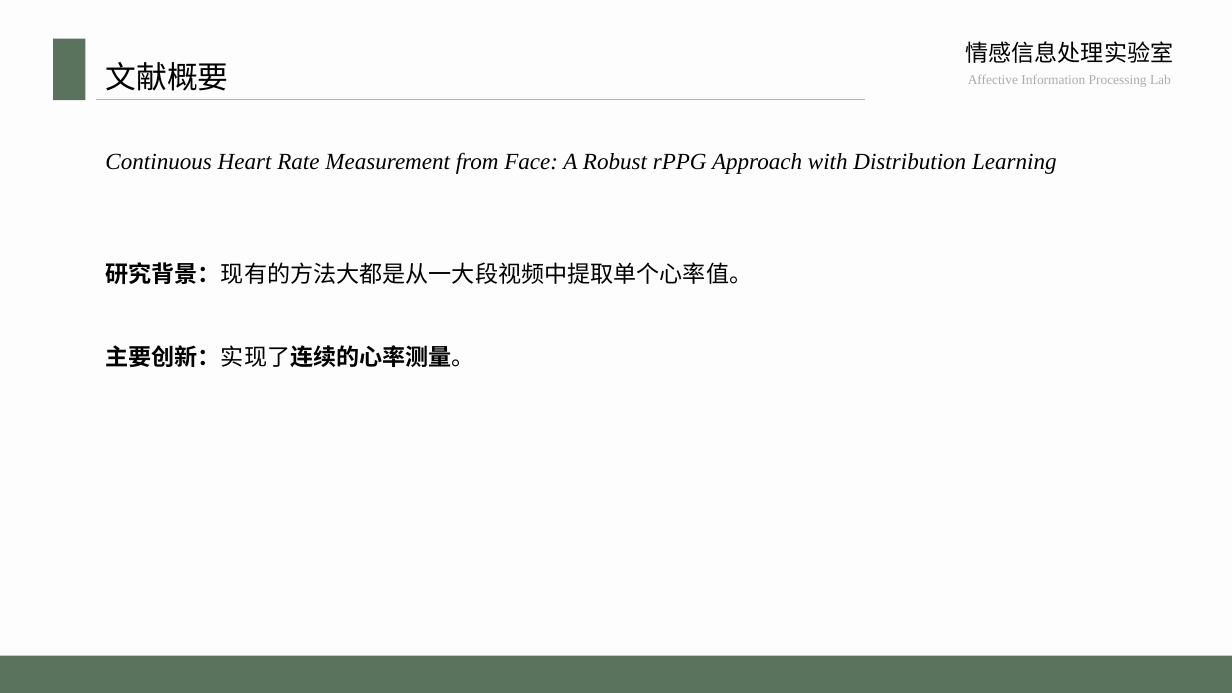
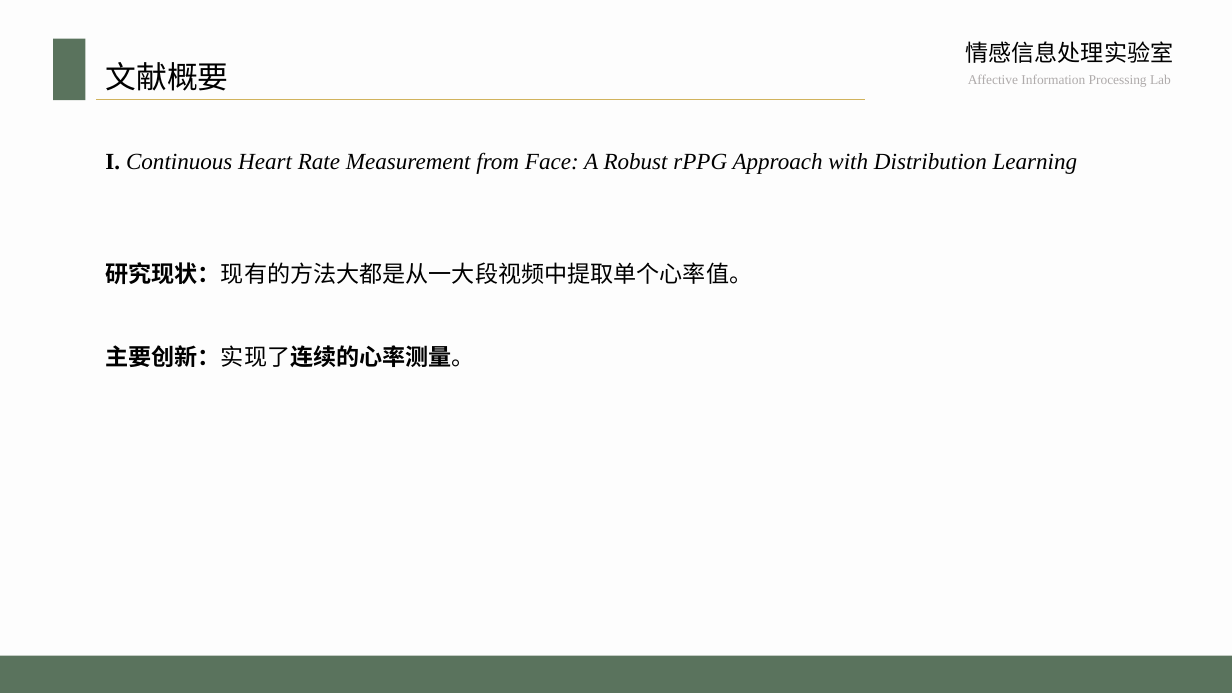
Before and after one commit to whatcarp/rppgrppg, a slide deck: slide 5 of 东大模板.pptx. Drawn at 1232x693 pixels with LibreOffice and Linux fonts; fonts in the diff are those of the drawing; background and template pictures are left out. Boxes give left, top, right and bottom in pixels: in the first picture for what was removed or moved away, otherwise in the second. Text is boxed around its words. In the diff, an @@ line names an element or a change of style, - is before the commit and + after.

Commit message:
12.29ppt

```diff
--- a/东大模板.pptx
+++ b/东大模板.pptx
@@ text at (105,152,1078,174): text changed @@
-Continuous Heart Rate Measurement from Face: A Robust rPPG Approach with Distribution Learning
+I. Continuous Heart Rate Measurement from Face: A Robust rPPG Approach with Distribution Learning
@@ text at (105,262,752,284): text changed @@
-研究背景：现有的方法大都是从一大段视频中提取单个心率值。
+研究现状：现有的方法大都是从一大段视频中提取单个心率值。
```
Also in this commit, not shown: 8 other slides changed, 16 slides added.
